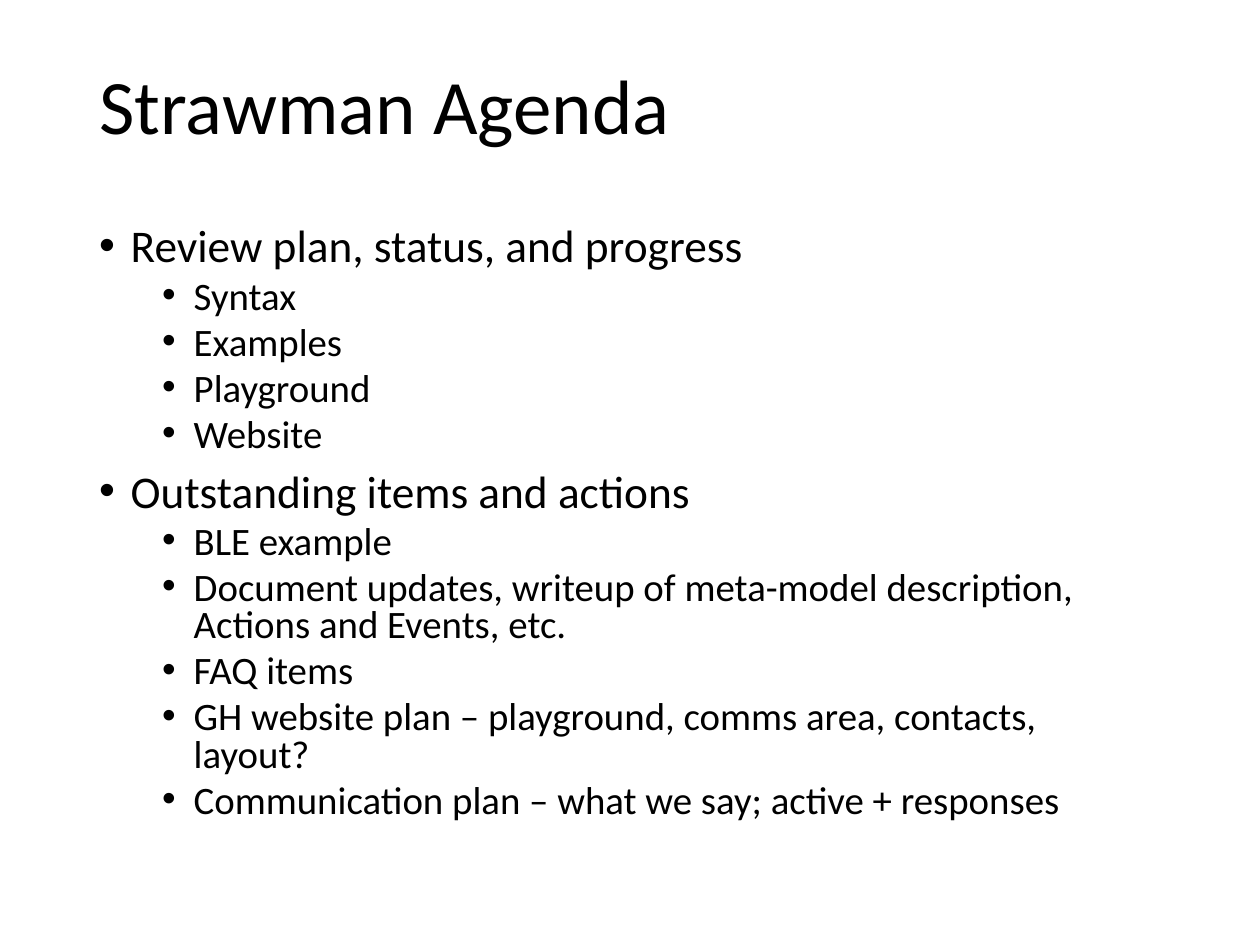
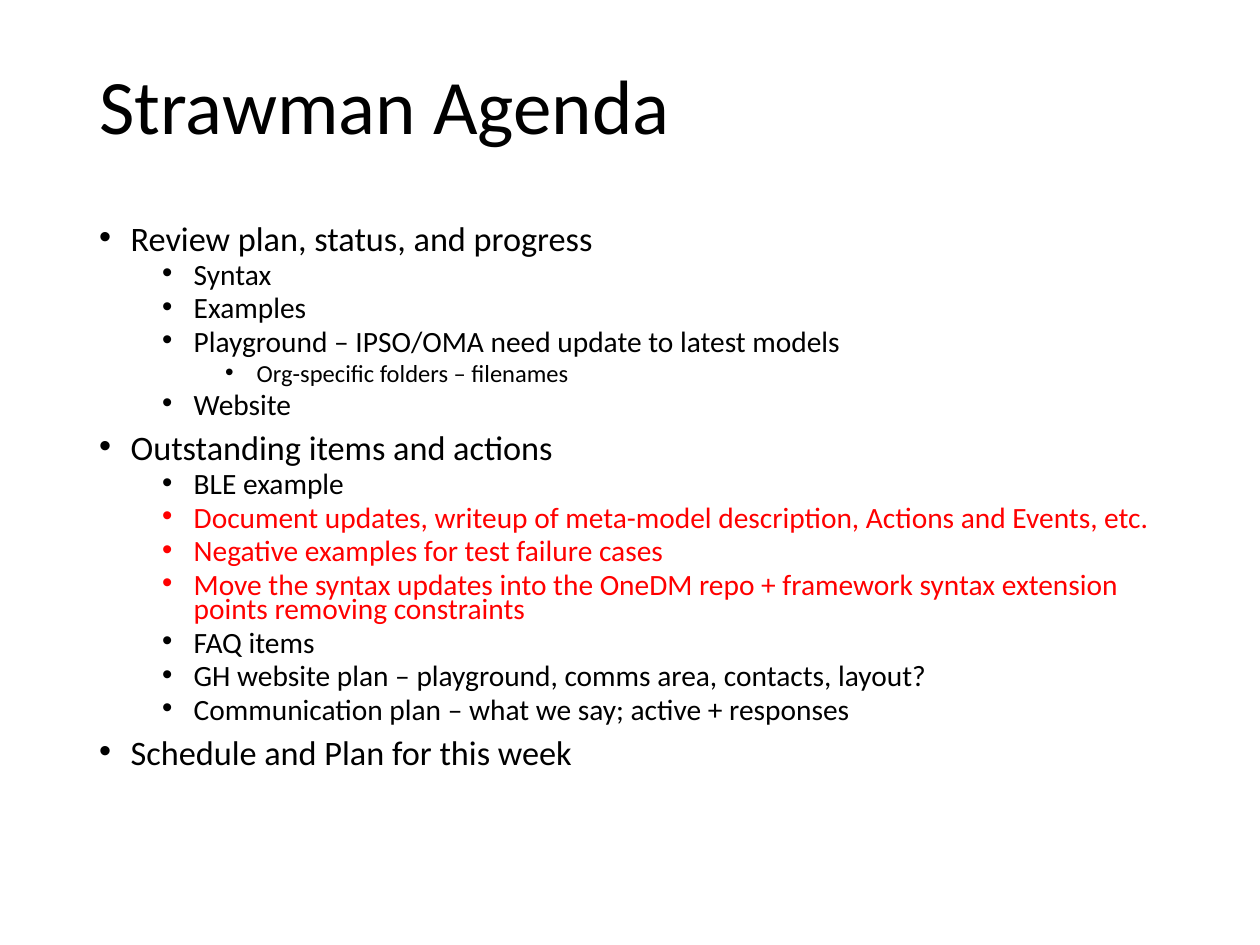
Before and after one commit to one-data-model/Conference2020, a slide deck: slide 2 of Session 11.pptx. Drawn at 1260x945 pixels with LibreOffice and Linux fonts; fonts in the diff are those of the drawing. Boxes give left, top, right and bottom in pixels: in the first picture for what was removed or moved away, otherwise in the second. Text is boxed around its words. In the diff, an @@ line names an element or a change of style, - is before the commit and + after.

Commit message:
upload slide decks

```diff
--- a/Session 11.pptx
+++ b/Session 11.pptx
@@ text at [131,227,1148,725]: size 25.9 to 19.6 pt in "Review plan, status, and progress", "Outstanding items and actions"; size 22.2 to 16.8 pt in "Syntax", "Examples", "Website", "BLE example" and 4 more places; text colour #000000 to #FF0000 in "Document updates, writeup of meta-model description, Actions ..."; line spacing 0.8 to 0.7 @@
@@ text at [194,331,839,387]: text changed; size 22.2 to 16.8 pt @@
-  • Playground
+  • Playground – IPSO/OMA need update to latest models
+    • Org-specific folders – filenames
@@ text at [194,540,1118,624]: paragraphs added @@
+  • Negative examples for test failure cases
+  • Move the syntax updates into the OneDM repo + framework syntax extension points removing constraints
@@ text at [131,741,572,766]: paragraph added @@
+• Schedule and Plan for this week
```
Also in this commit, not shown: 3 other files.
